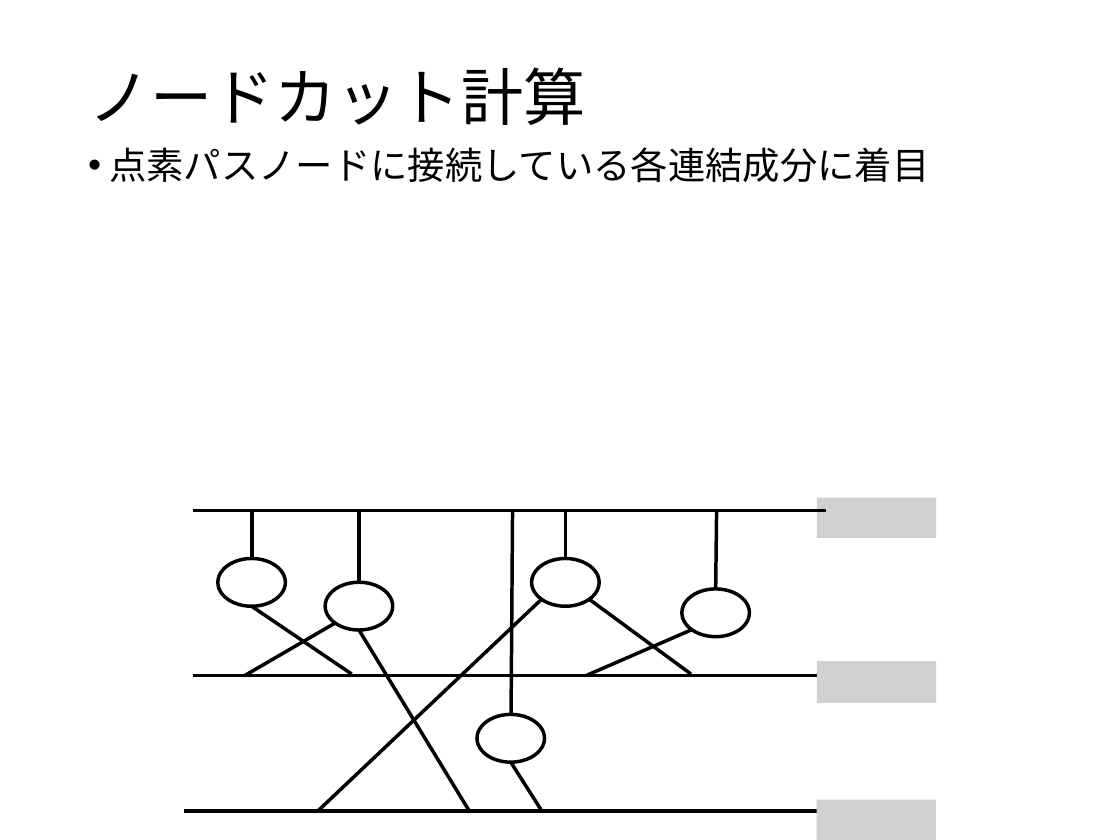
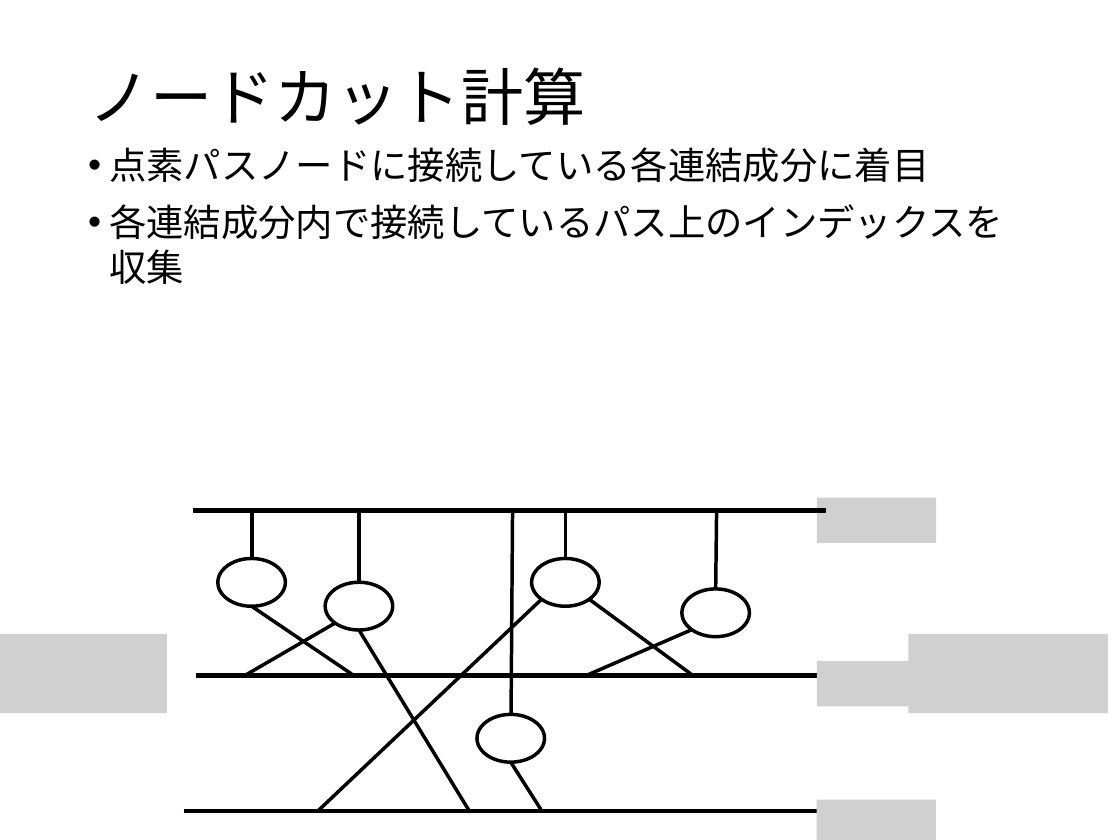
Before and after one commit to ssmr0410/share, a slide deck: slide 13 of slide/mizutani_pre.pptx (slide 12 before the commit). Drawn at 1120x840 pixels with LibreOffice and Linux fonts; fonts in the diff are those of the drawing; grey boxes stand for pictures. Boxes give left, top, right and bottom in pixels: in the first picture for what was removed or moved away, otherwise in the second. Text is boxed around its words. In the diff, an @@ line names an element or a change of style, - is before the commit and + after.

```diff
--- a/slide/mizutani_pre.pptx
+++ b/slide/mizutani_pre.pptx
@@ text at [109,204,1003,284]: paragraph added @@
+• 各連結成分内で接続しているパス上のインデックスを収集
@@ picture: place and size @@
-picture at [816,497,936,538]
+picture at [816,497,936,542]
@@ picture added at [0,634,167,713] @@
@@ picture added at [908,634,1108,713] @@
@@ line moved from (193, 675) - (825, 675) to (196, 675) - (829, 675) @@
@@ line (196, 675) - (829, 675): stroke #000000 2.25 pt to #000000 2.75 pt @@
@@ picture: place and size @@
-picture at [816,661,936,702]
+picture at [816,661,936,706]
```
Also in this commit, not shown: 2 other slides changed, 2 slides added, 10 other files.
